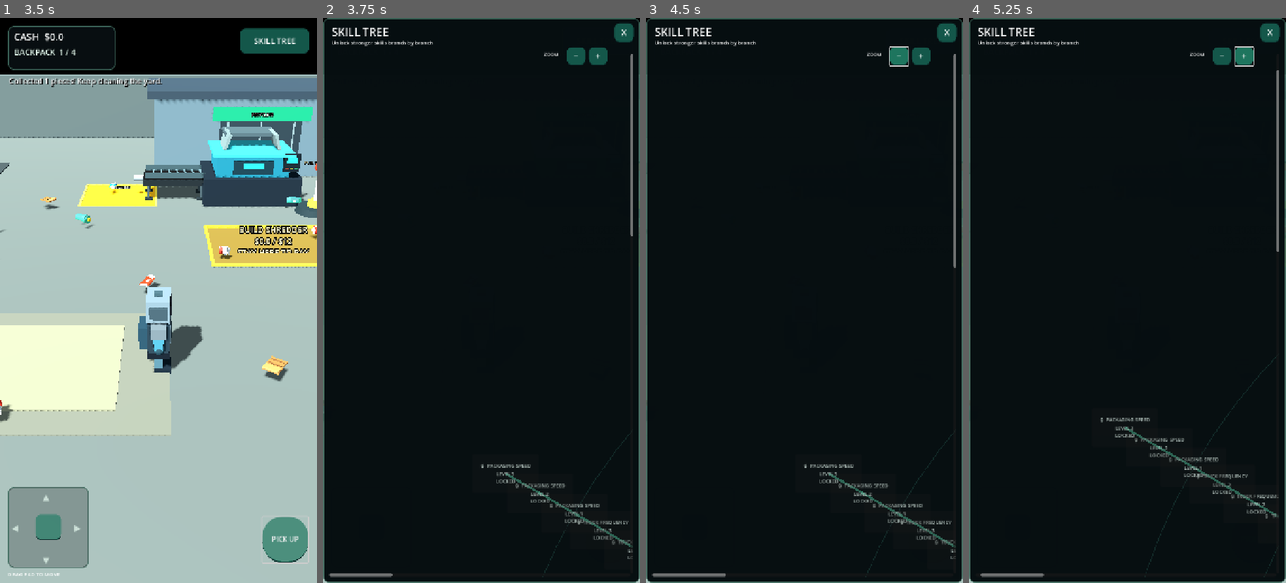
Above: before the commit, frames 1-4 (left to right).
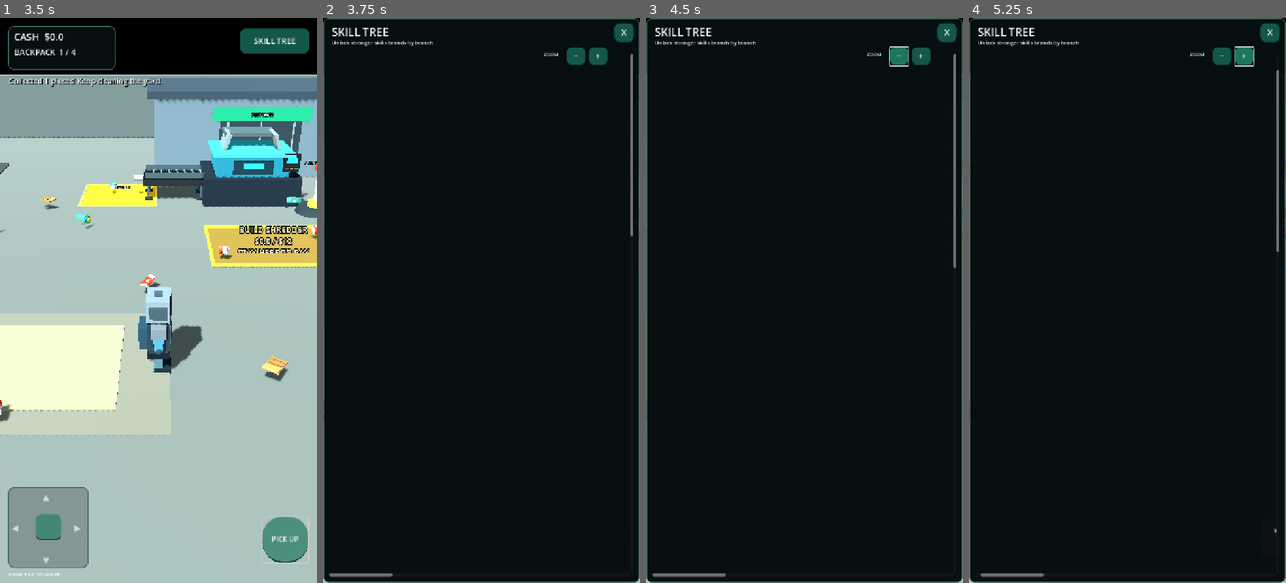
Above: after the commit, the same moments.

Repository: zekainstabot/trash-empire
Game: Godot game, scene res://Scenes/Main.tscn
Same seed, same stepped clock (60 frames per second), same inputs: the game is played once before the commit and once after it.
Inputs (mouse positions are in pixels of both pictures, inside the frame that each line leads up to):
- Up to frame 1 (3.5 s): click "▶ PLAY" at 0.5 s; move the mouse to (228, 272) at 1.27 s; hold D (move_right) 1.28-2 s; click (228, 272) at 1.42 s; drag from (95, 328) to (142, 413) at 2.02 s; click "PICK UP" at 2.75 s
- Up to frame 2 (3.75 s): click "SKILL TREE" at 3.5 s
- Up to frame 3 (4.5 s): click "−" at 4.25 s
- Up to frame 4 (5.25 s): click "+" at 5 s

Frame 1 is identical in both runs. In frame 2, 0.8% of the frame differs, in the area x 50-98%, y 73-99%; in frame 3, 0.8%; in frame 4, 1.0%, in the area x 41-98%, y 60-99%.

Commit message:
Compact radial skill tree layout

Diff:
--- a/Scripts/main.gd
+++ b/Scripts/main.gd
@@ -1059,7 +1059,7 @@
 func _build_skill_tree(parent: Control) -> void:
 	# Progression is arranged in five readable rings, from basic collection
 	# through processing and automation to the final shipping line.
-	var center := Vector2(1700, 1700)
+	var center := Vector2(1200, 1200)
 	var node_size := Vector2(150, 88)
 	var branch_defs := [
 		# Ring 1: improve the basic work loop.
@@ -1086,15 +1086,24 @@
 	var positions: Dictionary = {}
 	for level in range(1, 4):
 		positions["capacity_%d" % level] = center + Vector2(0, float(level - 3) * 112.0)
-	# Each ring is spaced consistently so the dependency paths read outward.
+	# Compact radial layout: branches fan out around the core, with levels
+	# staggered locally rather than placed on distant concentric rings.
+	var branch_layout := {
+		"speed": Vector2(-1.0, -0.85), "range": Vector2(-1.0, 0.0), "unload": Vector2(-1.0, 0.85),
+		"technology": Vector2(-0.72, -1.0), "supply": Vector2(0.0, -1.0), "auto": Vector2(0.72, -1.0),
+		"bulk_pickup": Vector2(1.0, -0.35), "value": Vector2(-0.45, -0.8), "luck": Vector2(0.0, 0.85),
+		"magnet_power": Vector2(0.45, -0.8), "drones": Vector2(0.0, 1.0),
+		"dispatch": Vector2(-0.75, 0.65), "fleet": Vector2(0.75, 0.65),
+		"packaging": Vector2(-0.85, 0.35), "truck_capacity": Vector2(0.85, 0.35)
+	}
 	for branch_data in branch_defs:
-		var direction := Vector2.from_angle(deg_to_rad(float(branch_data.angle)))
-		var base_radius := 300.0 + (int(branch_data.depth) - 1) * 255.0
+		var direction: Vector2 = branch_layout[String(branch_data.branch)].normalized()
+		var base_radius := 270.0 + (int(branch_data.depth) - 1) * 110.0
 		for level in range(1, 4):
-			var radius := base_radius + float(level - 1) * 90.0
-			positions["%s_%d" % [branch_data.branch, level]] = center + direction * radius
-	for radius in [300.0, 555.0, 810.0, 1065.0, 1320.0]:
-		_add_skill_orbit(parent, center, radius)
+			var offset := (level - 1) * 72.0
+			positions["%s_%d" % [branch_data.branch, level]] = center + direction * (base_radius + offset)
+	# Decorative circles are removed so branches and nodes form a compact,
+	# readable network instead of an enormous empty skill map.
 	# Draw prerequisite links behind the skill buttons.
 	for level in range(1, 3):
 		_add_skill_connection(parent, positions["capacity_%d" % level], positions["capacity_%d" % (level + 1)])
